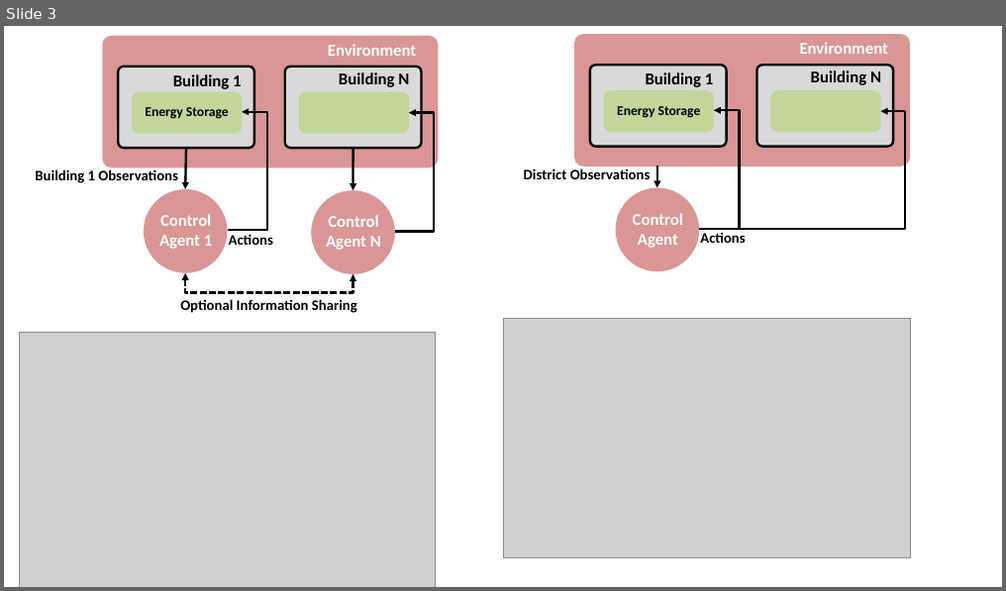
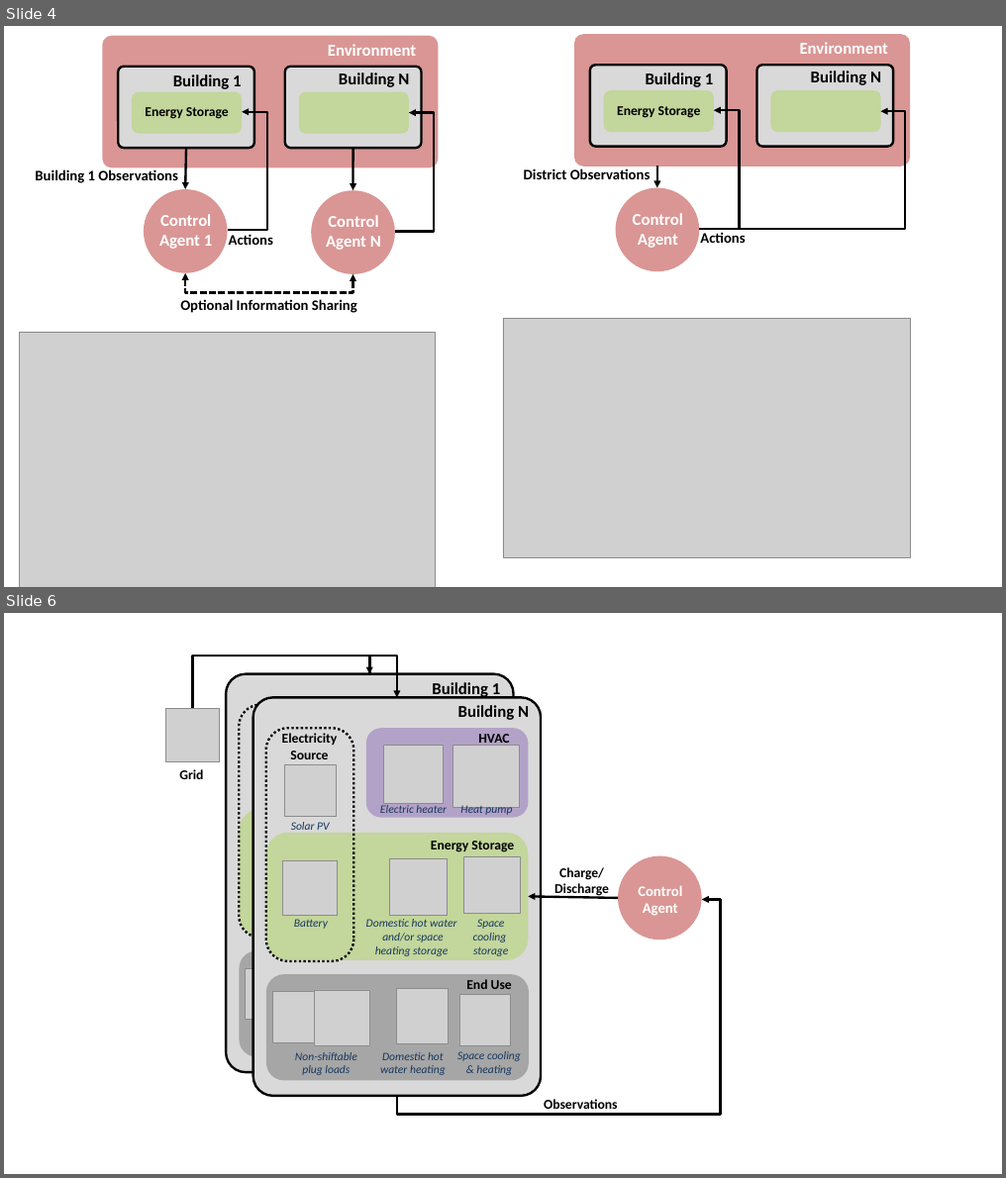
Before and after one commit to intelligent-environments-lab/CityLearn, a slide deck: assets/images/ccai_citylearn_systems.pptx. Shown one above the other, each under a label of ours: slide 3 before the commit, slides 4 and 6 after it; the slides between them are not shown. The pictures are 1006x591 and 1006x1178 pixels, drawn with LibreOffice and Linux fonts; fonts in the diff are those of the drawing; grey boxes stand for pictures. Boxes give left, top, right and bottom in pixels: in the first picture for what was removed or moved away, otherwise in the second. Text is boxed around its words. In the diff, an @@ line names an element or a change of style, - is before the commit and + after.

```diff
--- a/assets/images/ccai_citylearn_systems.pptx
+++ b/assets/images/ccai_citylearn_systems.pptx
@@ slide 6 added at [4, 613, 1002, 1174], background #FFFFFF @@
@@ elbow arrow added from (193, 708) to (370, 674), #000000 2.25 pt @@
@@ elbow arrow added from (370, 674) to (397, 697), #000000 2.25 pt @@
@@ group added at [226, 674, 513, 1072]: 4 rounded rectangles, 4 texts, 1 picture @@
+Electricity
+Source
+Battery
+Solar PV
+Building 1
@@ picture added at [165, 708, 220, 761] @@
@@ text added at [179, 769, 203, 779], 13 pt, text #000000, bold @@
+Grid
@@ text added at [554, 867, 609, 897], 13 pt, text #000000, bold @@
+Charge/
+Discharge
@@ ellipse added at [618, 857, 702, 940], fill #D99694 @@
@@ elbow arrow added from (397, 1096) to (702, 900), #000000 2.25 pt @@
@@ arrow added from (618, 898) to (528, 897), #000000 2.25 pt @@
@@ text added at [638, 886, 682, 916], 14 pt, text #FFFFFF, bold @@
+Control
+Agent
@@ group added at [253, 697, 541, 1096]: 14 texts, 10 pictures, 5 rounded rectangles @@
+Electricity
+Source
+Energy Storage
+End Use
+HVAC
+Electric heater
+Heat pump
+Non-shiftable
+plug loads
+Domestic hot water heating
+Space cooling & heating
+Domestic hot water and/or space
+heating storage
+Battery
+Solar PV
+Building N
+Space
+cooling
+storage
@@ text added at [544, 1099, 618, 1114], 13 pt, text #000000, bold @@
+Observations
@@ what was slide 3 is now slide 4 @@
```
Also in this commit, not shown: 1 slide changed, 2 other slides added, 1 slide removed, 1 other file.
